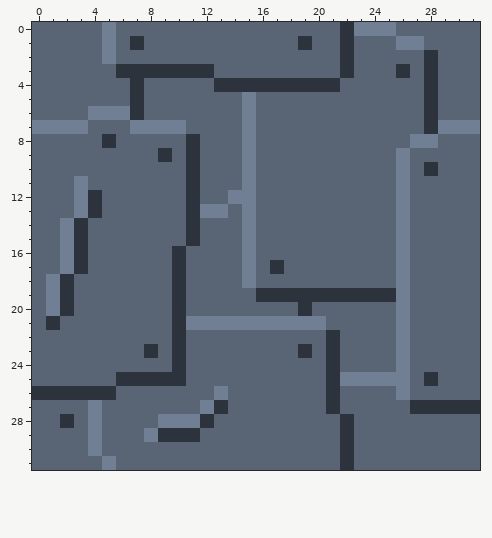
One commit to this pixel-art file: Game Jam Game/assets/tile.aseprite. Above is the file before it was changed.
32x32 pixels, 1 frame. Colours within 5 levels of each other are drawn and written as one.
And afterwards:
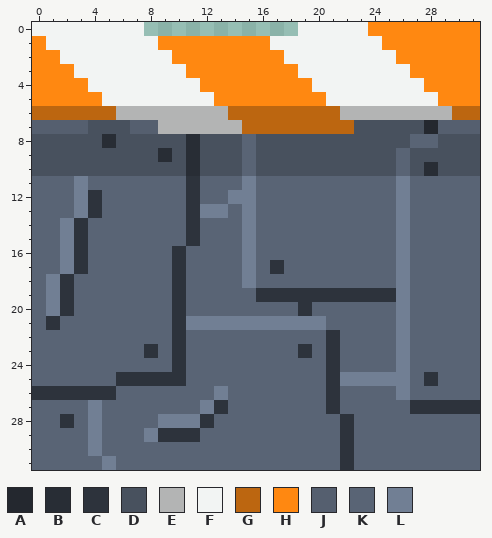
Palette (. is transparent): A #24282f  B #282d35  C #2d333c  D #48515e  E #b3b4b4  F #f2f4f3  G #bc6610  H #ff8811  J #555f6f  K #596475  L #717f94
Diff:
layer "Layer 2" opacity 27% added
--- layers "Layer 2", "Layer 1"
@@ x 0..31 @@
- 0 KKKKKLKKKKKKKKKKKKKKKKCLLLKKKKKK
- 1 KKKKKLKCKKKKKKKKKKKCKKCKKKLLKKKK
- 2 KKKKKLKKKKKKKKKKKKKKKKCKKKKKCKKK
- 3 KKKKKKCCCCCCCKKKKKKKKKCKKKCKCKKK
- 4 KKKKKKKCKKKKKCCCCCCCCCKKKKKKCKKK
- 5 KKKKKKKCKKKKKKKLKKKKKKKKKKKKCKKK
- 6 KKKKLLLCKKKKKKKLKKKKKKKKKKKKCKKK
- 7 LLLLKKKLLLLKKKKLKKKKKKKKKKKKCLLL
- 8 KKKKKCKKKKKCKKKLKKKKKKKKKKKLLKKK
- 9 KKKKKKKKKCKCKKKLKKKKKKKKKKLKKKKK
-10 KKKKKKKKKKKCKKKLKKKKKKKKKKLKCKKK
+ 0 FFFFFFFF...........FFFFFHHHHHHHH
+ 1 HFFFFFFFFHHHHHHHHFFFFFFFFHHHHHHH
+ 2 HHFFFFFFFFHHHHHHHHFFFFFFFFHHHHHH
+ 3 HHHFFFFFFFFHHHHHHHHFFFFFFFFHHHHH
+ 4 HHHHFFFFFFFFHHHHHHHHFFFFFFFFHHHH
+ 5 HHHHHFFFFFFFFHHHHHHHHFFFFFFFFHHH
+ 6 GGGGGGEEEEEEEEGGGGGGGGEEEEEEEEGG
+ 7 JJJJDDDJJEEEEEEGGGGGGGGDDDDDAJJJ
+ 8 DDDDDBDDDDDBDDDKDDDDDDDDDDDKKDDD
+ 9 DDDDDDDDDBDBDDDKDDDDDDDDDDKDDDDD
+10 DDDDDDDDDDDBDDDKDDDDDDDDDDKDBDDD
 11 KKKLKKKKKKKCKKKLKKKKKKKKKKLKKKKK
